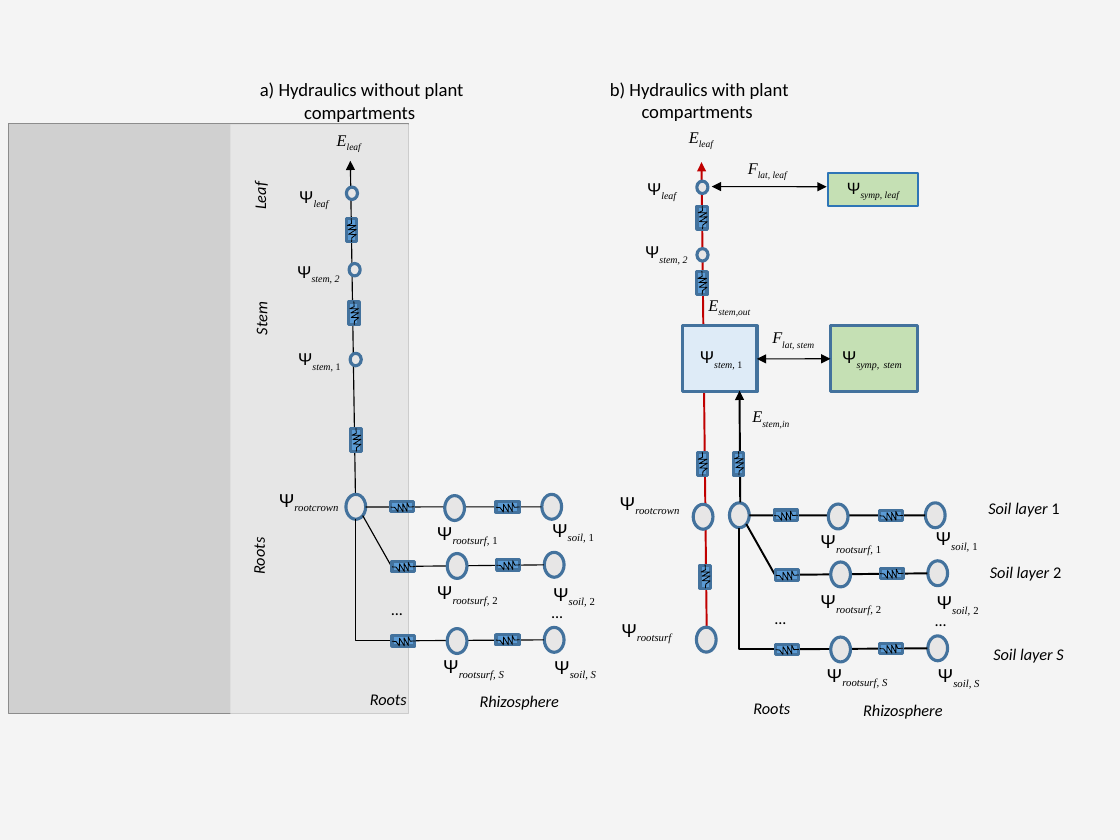
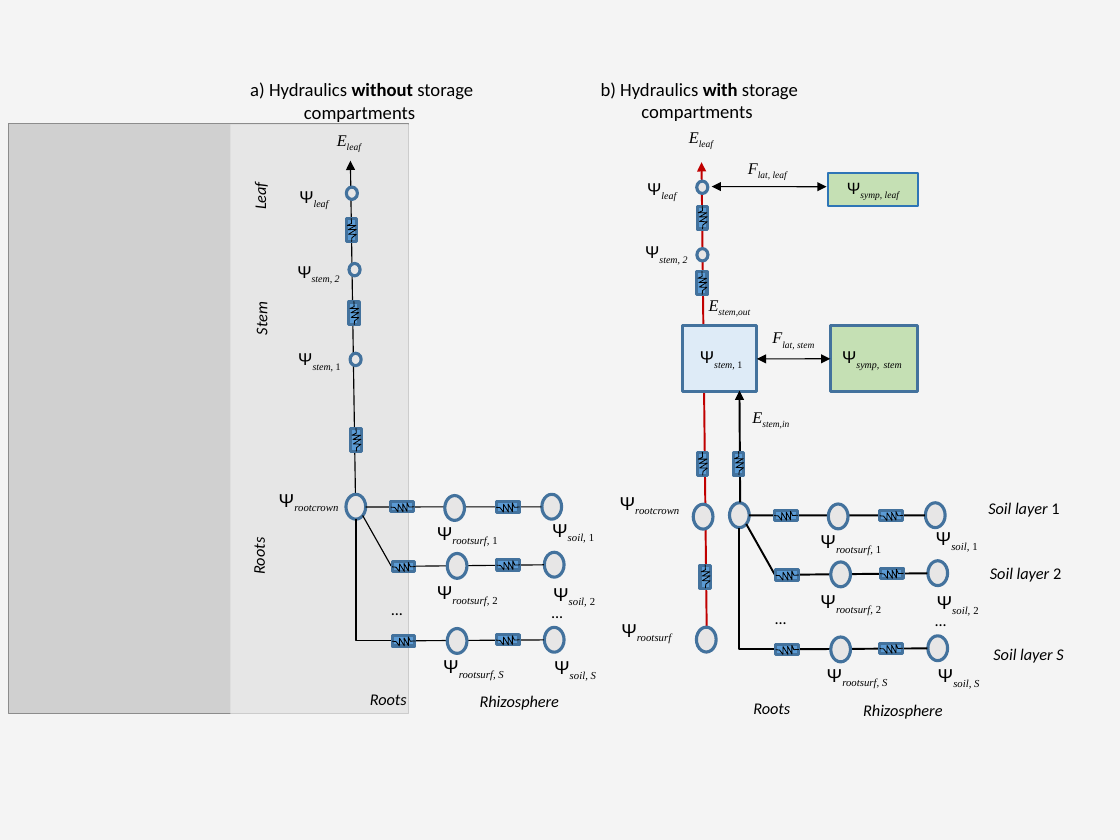
Before and after one commit to emf-creaf/medfatebook, a slide deck: slide 5 of Hydraulics.pptx. Drawn at 1120x840 pixels with LibreOffice and Linux fonts; fonts in the diff are those of the drawing; grey boxes stand for pictures. Boxes give left, top, right and bottom in pixels: in the first picture for what was removed or moved away, otherwise in the second. Text is boxed around its words. In the diff, an @@ line names an element or a change of style, - is before the commit and + after.

```diff
--- a/Hydraulics.pptx
+++ b/Hydraulics.pptx
@@ text at (x1=250, y1=82, x2=473, y2=124): text changed @@
-a) Hydraulics without plant compartments
+a) Hydraulics without storage compartments
@@ text at (x1=601, y1=82, x2=798, y2=121): text changed @@
-b) Hydraulics with plant compartments
+b) Hydraulics with storage compartments
@@ outline redrawn in 3 elements at (x1=698, y1=271, x2=707, y2=295), (x1=366, y1=507, x2=542, y2=507), (x1=393, y1=563, x2=416, y2=572) @@
```
Also in this commit, not shown: 6 other slides changed, 3 other files.
